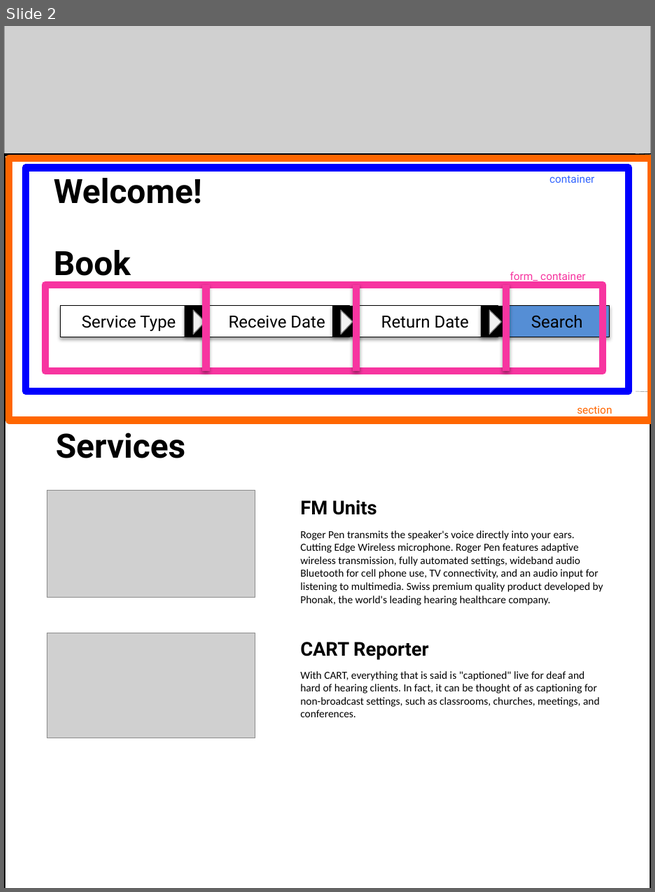
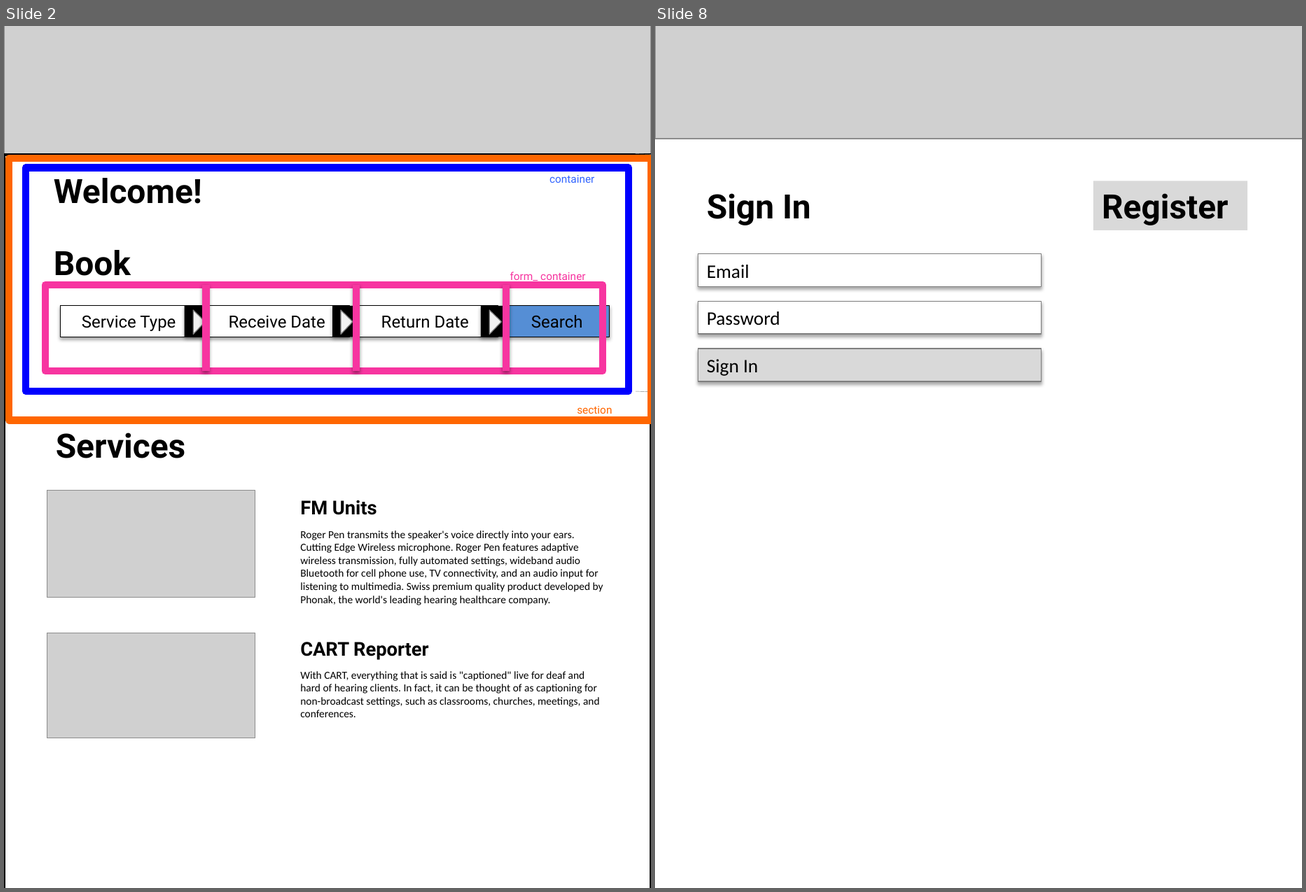
Before and after one commit to MariellaPaulino/2016, a slide deck: Homework5/CodingVisual.pptx. Shown side by side, each under a label of ours: slide 2 before the commit, slides 2 and 8 after it; the slides between them are not shown. The pictures are 655x892 and 1306x892 pixels, drawn with LibreOffice and Linux fonts; fonts in the diff are those of the drawing; grey boxes stand for pictures. Boxes give left, top, right and bottom in pixels: in the first picture for what was removed or moved away, otherwise in the second. Text is boxed around its words. In the diff, an @@ line names an element or a change of style, - is before the commit and + after.

```diff
--- a/Homework5/CodingVisual.pptx
+++ b/Homework5/CodingVisual.pptx
@@ slide 8 added at <box>655,26,1302,888</box>, background #FFFFFF @@
@@ picture added at <box>655,26,1302,139</box> @@
@@ text added at <box>707,193,811,226</box>, 28 pt, text #000000, bold @@
+Sign In
@@ rectangle added at <box>1093,181,1247,230</box>, fill #D9D9D9, 28 pt, text #000000, bold @@
+Register
@@ rectangle added at <box>698,253,1041,286</box>, fill #FFFFFF, outline #7F7F7F 0.75 pt, 16 pt, text #000000 @@
+Email
@@ rectangle added at <box>698,301,1041,334</box>, fill #FFFFFF, outline #7F7F7F 0.75 pt, 16 pt, text #000000 @@
+Password
@@ rectangle added at <box>698,349,1041,382</box>, fill #D9D9D9, outline #7F7F7F 0.75 pt, 16 pt, text #000000 @@
+Sign In
```
Also in this commit, not shown: 6 other slides added, 4 other files.
